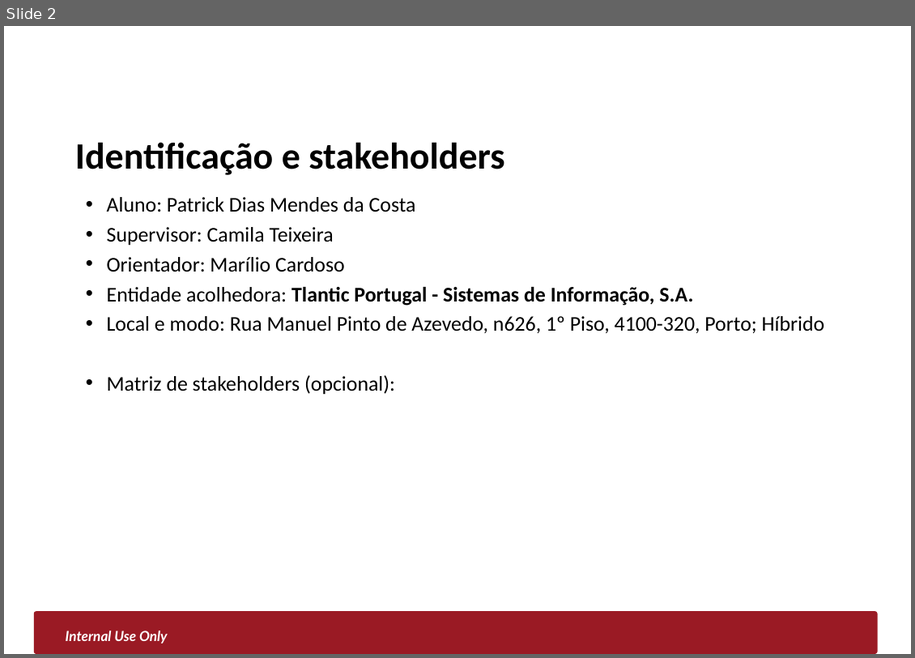
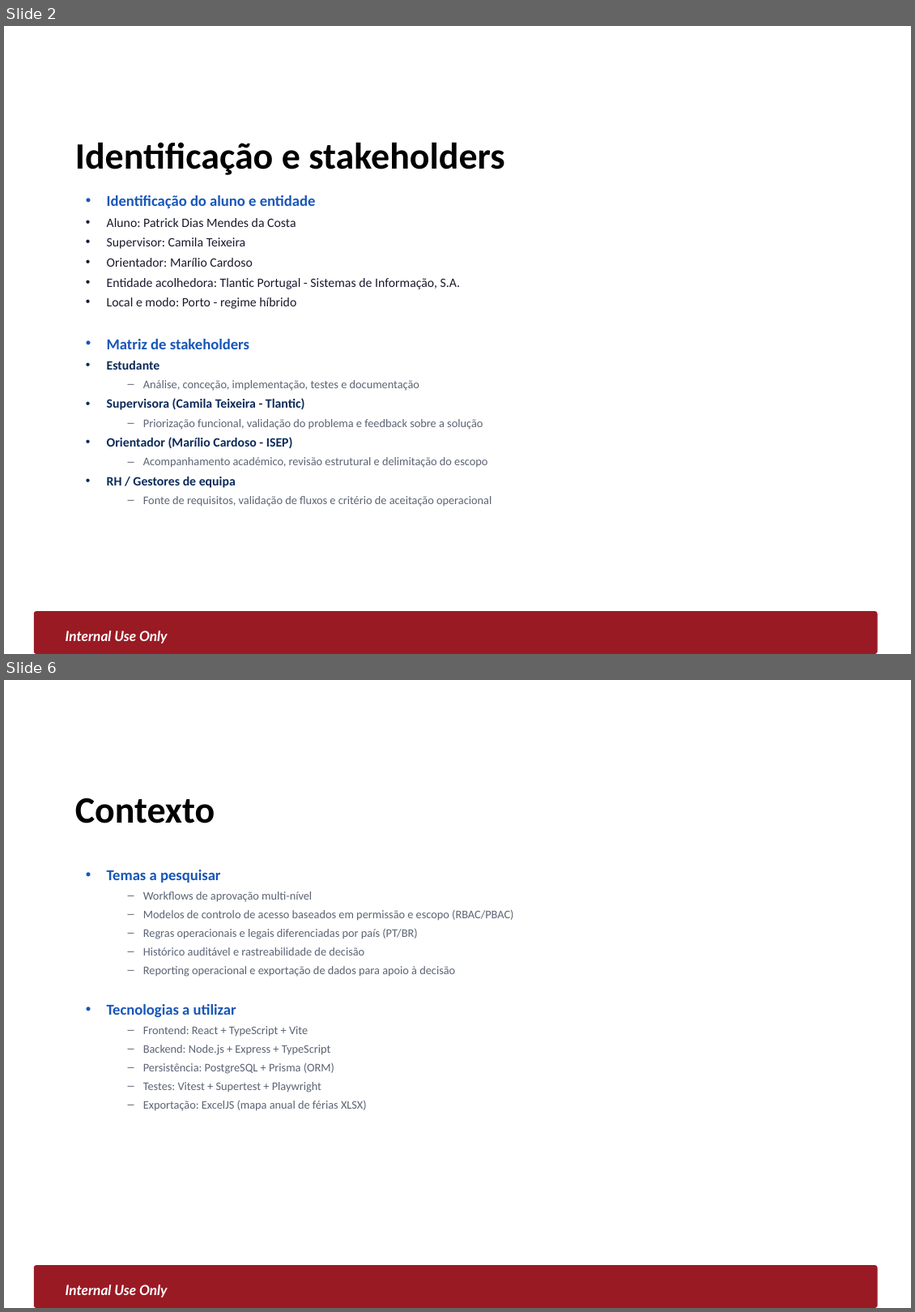
Before and after one commit to PatrickCosta1/Smarter_Hub, a slide deck: docs/PC2/PROES_PC2_2025_2026.pptx. Shown one above the other, each under a label of ours: slide 2 before the commit, slides 2 and 6 after it; the slides between them are not shown. The pictures are 915x658 and 915x1312 pixels, drawn with LibreOffice and Linux fonts; fonts in the diff are those of the drawing; background and template pictures are left out. Boxes give left, top, right and bottom in pixels: in the first picture for what was removed or moved away, otherwise in the second. Text is boxed around its words. In the diff, an @@ line names an element or a change of style, - is before the commit and + after.

Commit message:
equipas e formacoes

```diff
--- a/docs/PC2/PROES_PC2_2025_2026.pptx
+++ b/docs/PC2/PROES_PC2_2025_2026.pptx
@@ slide 6 added at [4, 680, 911, 1308], background #FFFFFF; not listed: 2 template elements that a slide beside it also shows @@
@@ title added at [75, 798, 215, 823], 32 pt, text #000000, bold @@
+Contexto
@@ text added at [107, 870, 513, 1111], 10 pt, text #5C6475 @@
+• Temas a pesquisar
+  – Workflows de aprovação multi-nível
+  – Modelos de controlo de acesso baseados em permissão e escopo (RBAC/PBAC)
+  – Regras operacionais e legais diferenciadas por país (PT/BR)
+  – Histórico auditável e rastreabilidade de decisão
+  – Reporting operacional e exportação de dados para apoio à decisão
+• Tecnologias a utilizar
+  – Frontend: React + TypeScript + Vite
+  – Backend: Node.js + Express + TypeScript
+  – Persistência: PostgreSQL + Prisma (ORM)
+  – Testes: Vitest + Supertest + Playwright
+  – Exportação: ExcelJS (mapa anual de férias XLSX)
@@ slide 2 changed as well @@
@@ text at [107, 195, 316, 208]: paragraph added @@
+• Identificação do aluno e entidade
@@ text at [107, 218, 461, 289]: size 18 to 11 pt, text colour #000000 to #1A1A2E in "Aluno: Patrick Dias Mendes da Costa", "Supervisor: Camila Teixeira", "Orientador: Marílio Cardoso", "Entidade acolhedora: Tlantic Portugal - Sistemas de ..."; bold off in "Tlantic Portugal - Sistemas de Informação, S.A." @@
@@ text at [107, 297, 492, 506]: text changed; size 18 to 10 pt; text colour #000000 to #5C6475 @@
-• Local e modo: Rua Manuel Pinto de Azevedo, n626, 1º Piso, 4100-320, Porto; Híbrido
-• Matriz de stakeholders (opcional):
+• Local e modo: Porto - regime híbrido
+• Matriz de stakeholders
+• Estudante
+  – Análise, conceção, implementação, testes e documentação
+• Supervisora (Camila Teixeira - Tlantic)
+  – Priorização funcional, validação do problema e feedback sobre a solução
+• Orientador (Marílio Cardoso - ISEP)
+  – Acompanhamento académico, revisão estrutural e delimitação do escopo
+• RH / Gestores de equipa
+  – Fonte de requisitos, validação de fluxos e critério de aceitação operacional
```
Also in this commit, not shown: 7 other slides changed, 2 other slides added, 32 other files.
